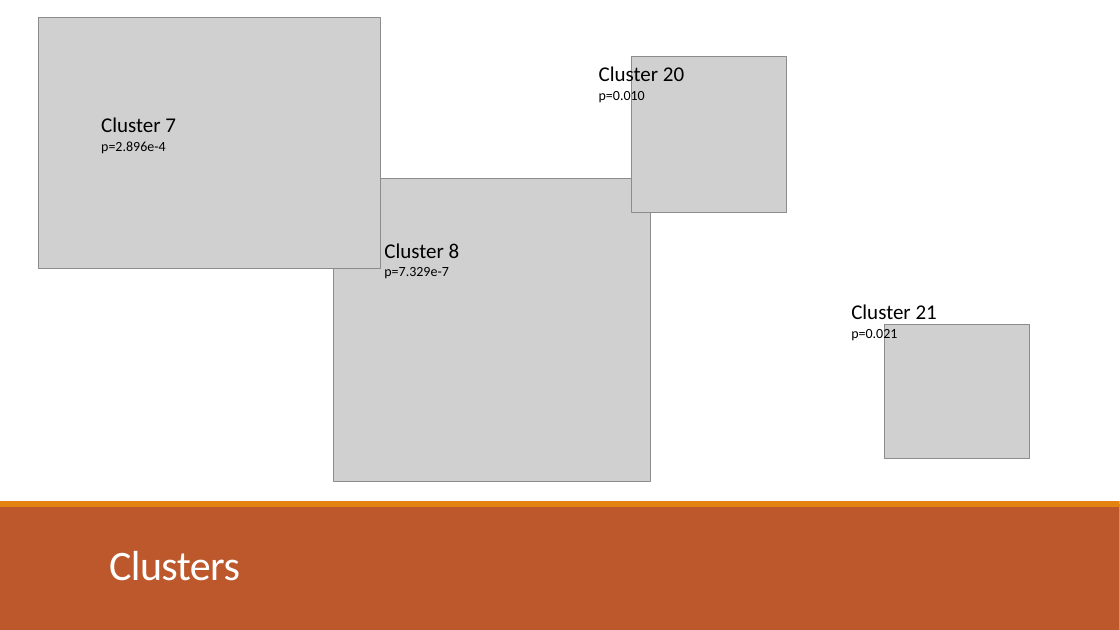
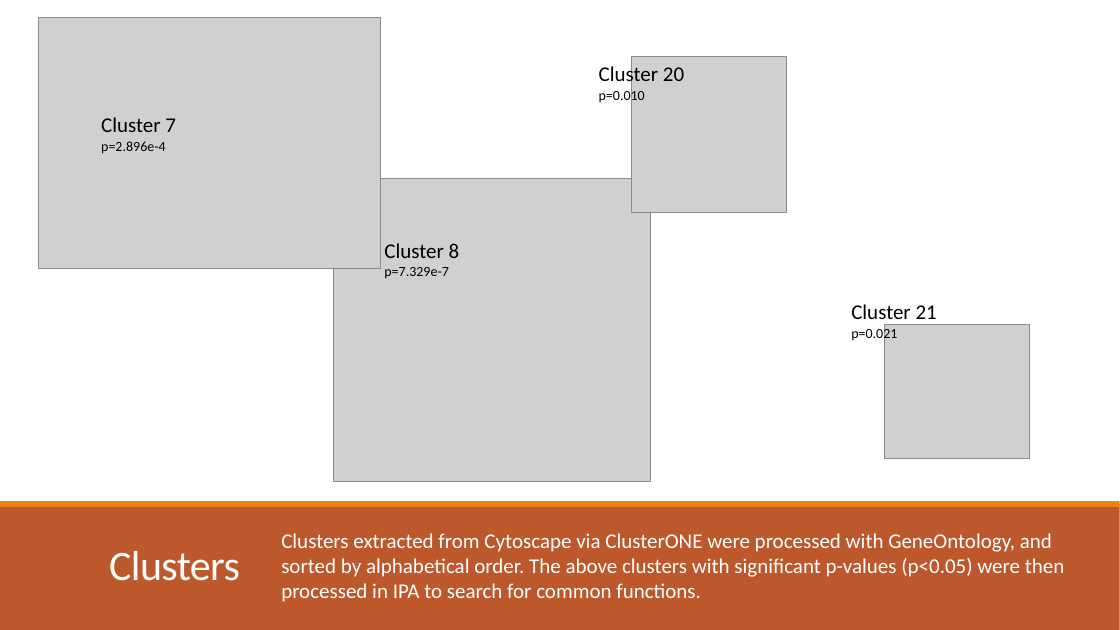
Before and after one commit to dyaom/REHS-2019, a slide deck: slide 8 of Cataract_posterslidesonly.pptx. Drawn at 1120x630 pixels with LibreOffice and Linux fonts; fonts in the diff are those of the drawing; grey boxes stand for pictures. Boxes give left, top, right and bottom in pixels: in the first picture for what was removed or moved away, otherwise in the second. Text is boxed around its words. In the diff, an @@ line names an element or a change of style, - is before the commit and + after.

```diff
--- a/Cataract_posterslidesonly.pptx
+++ b/Cataract_posterslidesonly.pptx
@@ text added at [281, 533, 1064, 602], 18 pt, text #FFFFFF @@
+Clusters extracted from Cytoscape via ClusterONE were processed with GeneOntology, and sorted by alphabetical order. The above clusters with significant p-values (p<0.05) were then processed in IPA to search for common functions.
```
Also in this commit, not shown: 10 other slides changed, 7 other files.
